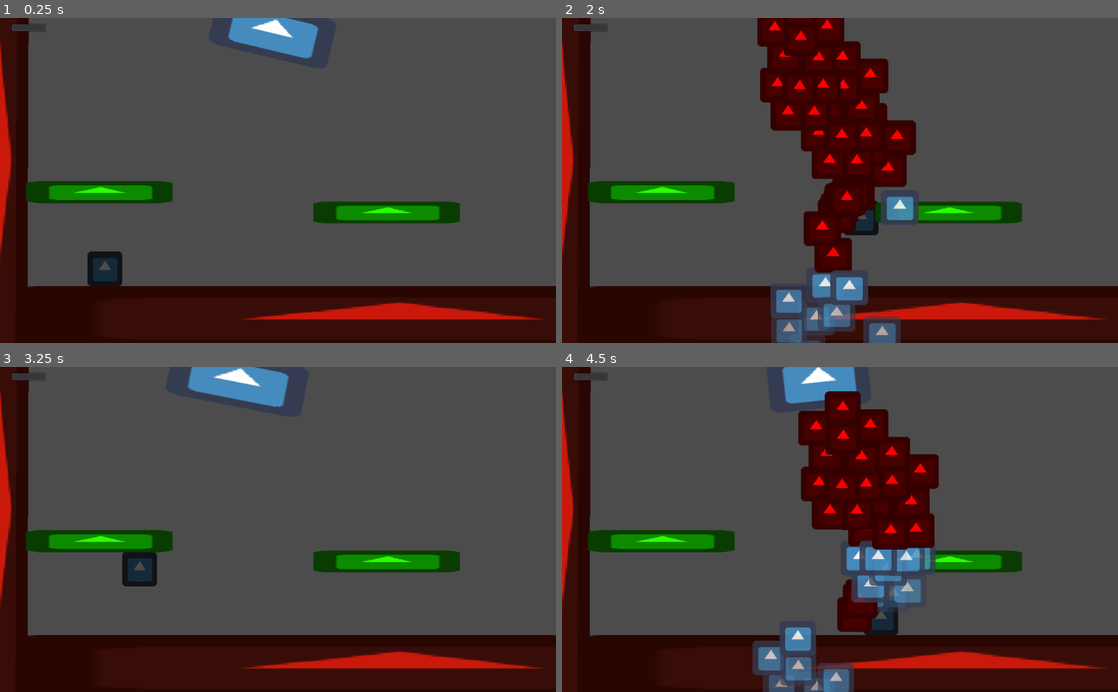
Above: before the commit, frames 1-4 (two rows, left to right).
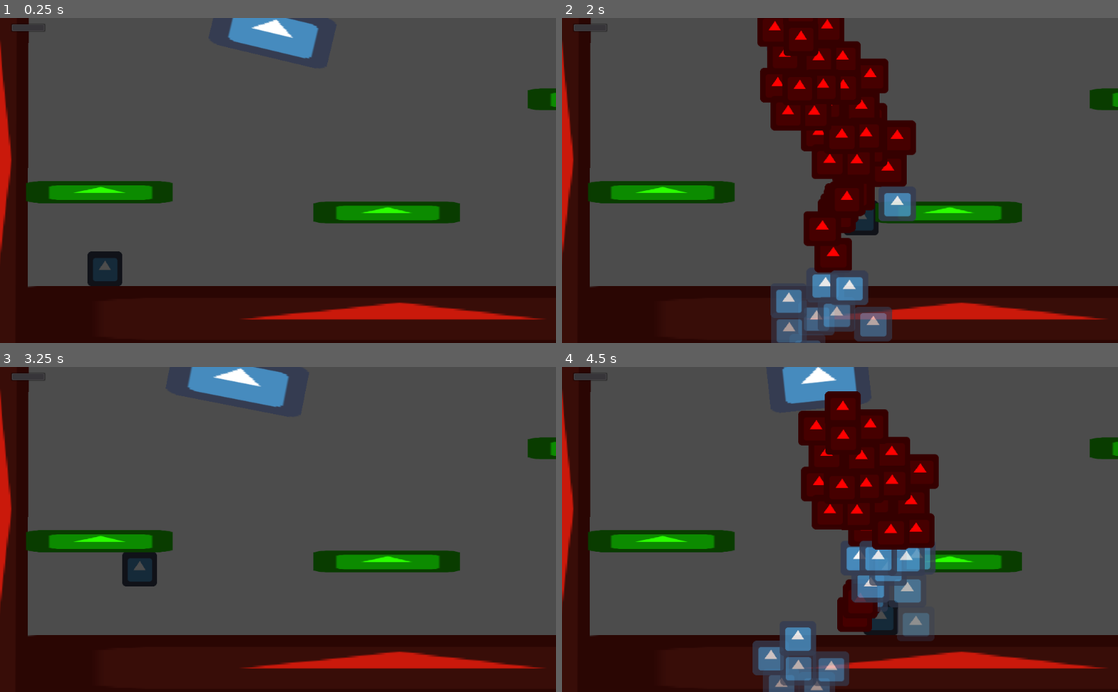
Above: after the commit, the same moments.

Repository: uspgamedev/welcome-to-your-mind
Game: Godot game, scene res://Stages/Depression/DepressionPuzzle1.tscn
Same seed, same stepped clock (60 frames per second), same inputs: the game is played once before the commit and once after it. The engine's default icon, where the game draws it, is replaced by a stand-in: a white triangle on a blue panel in a dark square.
Inputs:
- Up to frame 1 (0.25 s): no input
- Up to frame 2 (2 s): hold Right (ui_right) from 0.53 s (still down); tap Up (ui_up) at 0.77, 1.52 s
- Up to frame 3 (3.25 s): release Right (ui_right) at 2.03 s; hold Left (ui_left) 2.03-2.78 s; hold Right (ui_right) from 2.78 s (still down); tap Up (ui_up) at 3.02 s
- Up to frame 4 (4.5 s): tap Up (ui_up) at 3.77 s; release Right (ui_right) at 4.28 s; hold Left (ui_left) from 4.28 s (still down)

The runs differ from the first frame. In frame 1, 0.3% of the frame differs, in the area x 94-100%, y 21-29%; in frame 2, 1.5%; in frame 3, 0.3%; in frame 4, 1.5%, in the area x 45-100%, y 21-100%.

Commit message:
CameraAdjust and bug fixes
Now dying Triggers don't stick to player

Diff:
--- /dev/null
+++ b/CameraAjudst.gd
@@ -0,0 +1,19 @@
+extends Node2D
+
+export (int)var left_limit = -10000
+export (int) var right_limit = 10000
+export (int)var top_limit = -10000
+export (int) var bottom_limit = 10000
+export (float, 0.3, 2)var zoom = 1.0
+
+
+func _on_Area2D_body_entered(body):
+	if body.is_in_group("Player"):
+		adjust_camera(body.get_node("Camera2D"))
+
+func adjust_camera(Cam):
+	Cam.limit_left = left_limit
+	Cam.limit_right = right_limit
+	Cam.limit_top = top_limit
+	Cam.limit_bottom = bottom_limit
+	Cam.zoom = Vector2(zoom, zoom)
--- /dev/null
+++ b/CameraAjudst.tscn
@@ -0,0 +1,24 @@
+[gd_scene load_steps=2 format=2]
+
+[ext_resource path="res://CameraAjudst.gd" type="Script" id=1]
+
+[node name="CameraAjudst" type="Node2D" index="0"]
+
+script = ExtResource( 1 )
+left_limit = -10000
+right_limit = 10000
+top_limit = -10000
+bottom_limit = 10000
+zoom = 1.0
+
+[node name="Area2D" type="Area2D" parent="." index="0"]
+
+input_pickable = true
+gravity_vec = Vector2( 0, 1 )
+gravity = 98.0
+linear_damp = 0.1
+angular_damp = 1.0
+audio_bus_override = false
+audio_bus_name = "Master"
+
+[connection signal="body_entered" from="Area2D" to="." method="_on_Area2D_body_entered"]
--- a/Stages/Depression/DepressionPuzzle1.tscn
+++ b/Stages/Depression/DepressionPuzzle1.tscn
@@ -14,11 +14,10 @@
 custom_solver_bias = 0.0
 extents = Vector2( 21.7433, 10 )
 
-[node name="Puzzle1" type="Node" index="0"]
+[node name="Puzzle1" type="Node"]
 
 [node name="Player" parent="." index="0" instance=ExtResource( 1 )]
 
-editor/display_folded = true
 position = Vector2( -106.823, 401.525 )
 
 [node name="Camera2D" type="Camera2D" parent="Player" index="5"]
@@ -31,7 +30,7 @@
 limit_top = -10000000
 limit_right = 10000000
 limit_bottom = 600
-limit_smoothed = false
+limit_smoothed = true
 drag_margin_h_enabled = true
 drag_margin_v_enabled = true
 smoothing_enabled = false
@@ -212,7 +211,7 @@
 ]]
 
 editor/display_folded = true
-position = Vector2( 828.86, 137.413 )
+position = Vector2( 762.238, 137.413 )
 scale = Vector2( 3, 1 )
 input_pickable = false
 collision_layer = 1
--- a/Stages/Depression/Enemies/TriggerBase.gd
+++ b/Stages/Depression/Enemies/TriggerBase.gd
@@ -32,7 +32,6 @@
 
 func die():
 	var AnimPlayer = $Sprite/AnimationPlayer
-	get_node("Area2D").queue_free()
 	AnimPlayer.play("die")
 	yield(AnimPlayer, "animation_finished")
 	queue_free()
@@ -44,5 +43,7 @@
 
 func _on_AreaCollision_body_entered(body):
 	if not body.is_in_group("Player") and evil: # Evil triggers die when touching walls
+		set_physics_process(false)
+		get_node("Area2D").queue_free()
 		get_node("AreaCollision").queue_free()
 		die()
